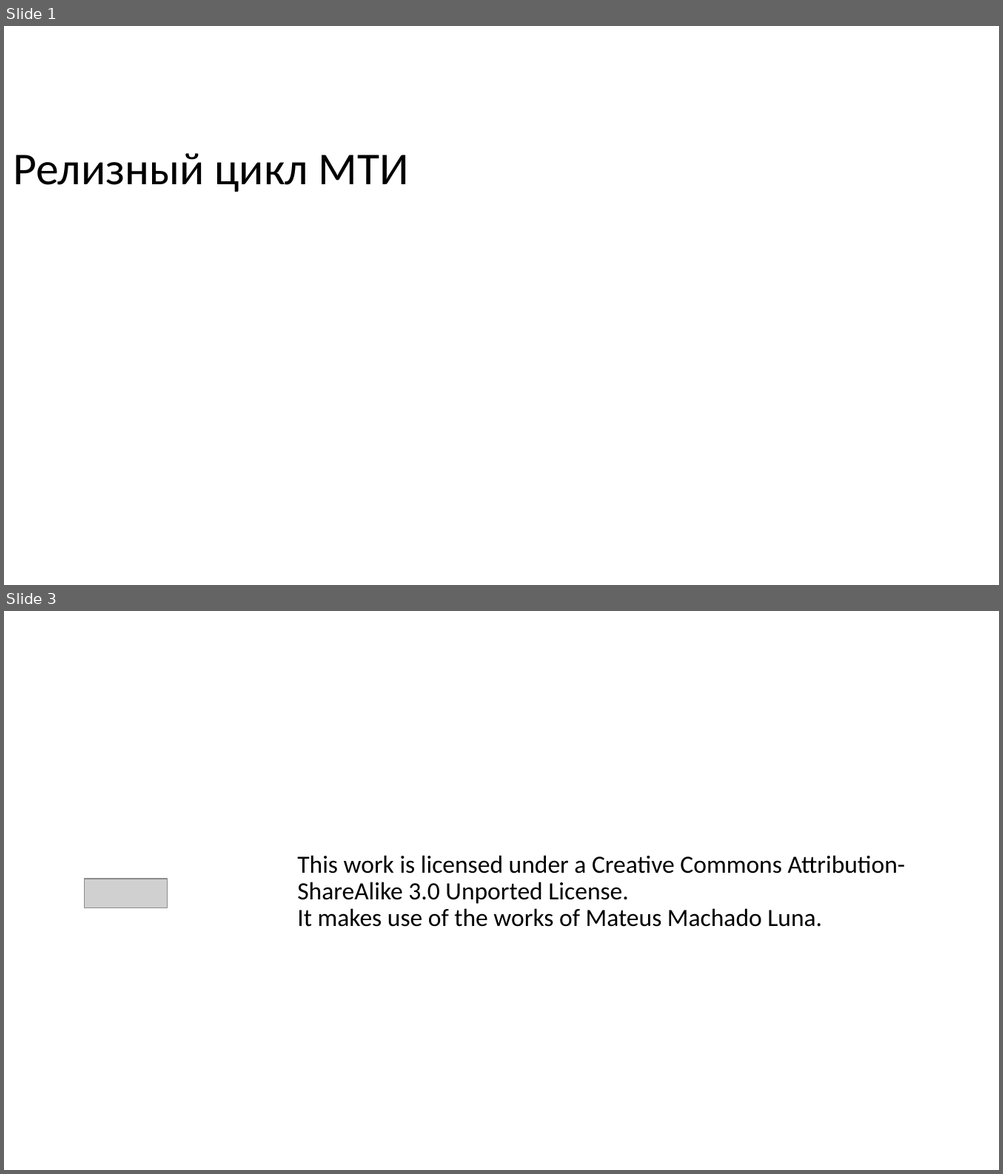
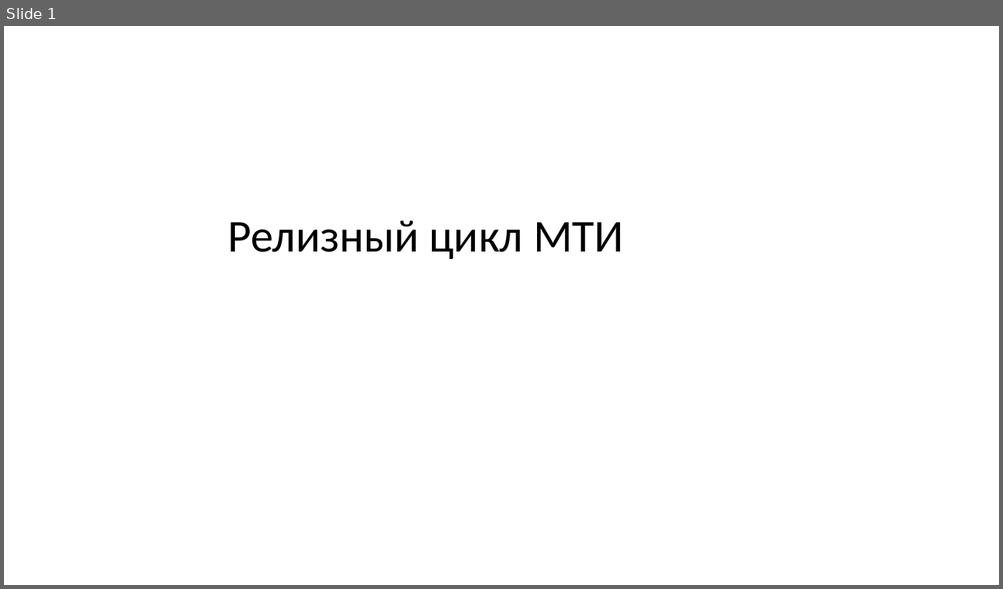
Before and after one commit to akharkov88/Project_Efim_new, a slide deck: Презентация с релизами.pptx. Shown one above the other, each under a label of ours: slides 1 and 3 before the commit, slide 1 after it; the slides between them are not shown. The pictures are 1003x1174 and 1003x589 pixels, drawn with LibreOffice and Linux fonts; fonts in the diff are those of the drawing; grey boxes stand for pictures. Boxes give left, top, right and bottom in pixels: in the first picture for what was removed or moved away, otherwise in the second. Text is boxed around its words. In the diff, an @@ line names an element or a change of style, - is before the commit and + after.

```diff
--- a/Презентация с релизами.pptx
+++ b/Презентация с релизами.pptx
@@ slide 3 removed at (4, 611, 999, 1170), background #FFFFFF @@
@@ title removed at (297, 855, 905, 927) @@
-This work is licensed under a Creative Commons Attribution-ShareAlike 3.0 Unported License.
-It makes use of the works of Mateus Machado Luna.
@@ picture removed at (85, 879, 168, 908) @@
@@ slide 1 changed as well @@
@@ title "Релизный цикл МТИ": place and size @@
-title "Релизный цикл МТИ" at (13, 153, 409, 192)
+title "Релизный цикл МТИ" at (227, 221, 623, 259)
```
Also in this commit, not shown: 1 slide added, 1 other slide removed.
